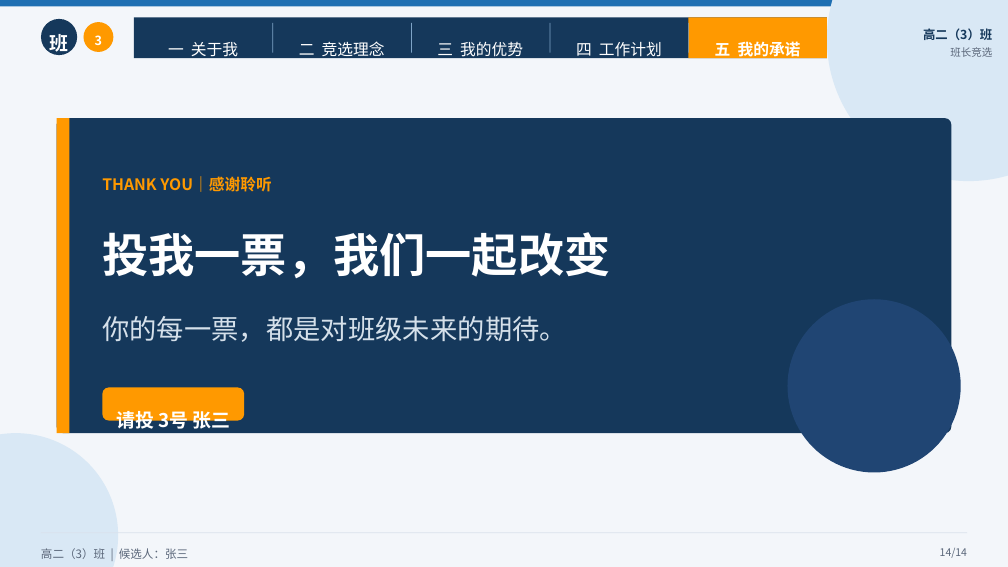
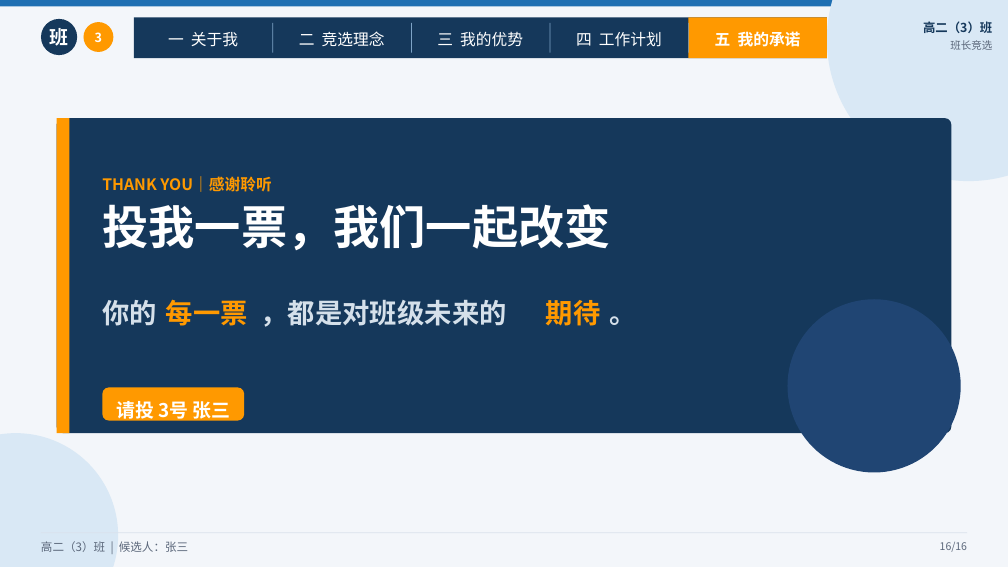
Before and after one commit to NEMU-CAN/Codex-PPT, a slide deck: slide 16 of dist/class-monitor-academic.pptx (slide 14 before the commit). Drawn at 1008x567 pixels with LibreOffice and Linux fonts; fonts in the diff are those of the drawing. Boxes give left, top, right and bottom in pixels: in the first picture for what was removed or moved away, otherwise in the second. Text is boxed around its words. In the diff, an @@ line names an element or a change of style, - is before the commit and + after.

```diff
--- a/dist/class-monitor-academic.pptx
+++ b/dist/class-monitor-academic.pptx
@@ text added at [166, 299, 248, 326], 26 pt, text #FF9900, bold @@
+每一票
@@ text added at [102, 300, 157, 326], 26 pt, text #D5E0EA, bold @@
+你的
@@ text at [261, 300, 507, 327]: text changed; bold on @@
-你的每一票，都是对班级未来的期待。
+，都是对班级未来的
@@ text added at [546, 300, 601, 326], 26 pt, text #FF9900, bold @@
+期待
@@ text added at [609, 316, 636, 325], 26 pt, text #D5E0EA, bold @@
+。
@@ text "请投 3号 张三": place and size @@
-text "请投 3号 张三" at [116, 407, 231, 432]
+text "请投 3号 张三" at [116, 397, 231, 422]
@@ text "请投 3号 张三" at [116, 397, 231, 422]: vertical alignment top to middle @@
@@ line spacing 1.5 to 1 in 11 elements at [168, 32, 238, 47], [299, 31, 385, 46], [437, 32, 523, 47], [576, 31, 662, 47], [715, 31, 801, 47], [50, 28, 69, 46], [95, 32, 102, 42], [923, 21, 992, 33], [950, 40, 992, 50], [102, 204, 610, 250], [41, 541, 188, 552] @@
@@ text at [940, 542, 967, 552]: text changed @@
-14/14
+16/16
```
Also in this commit, not shown: 13 other slides changed, 2 slides added, 5 other files.
